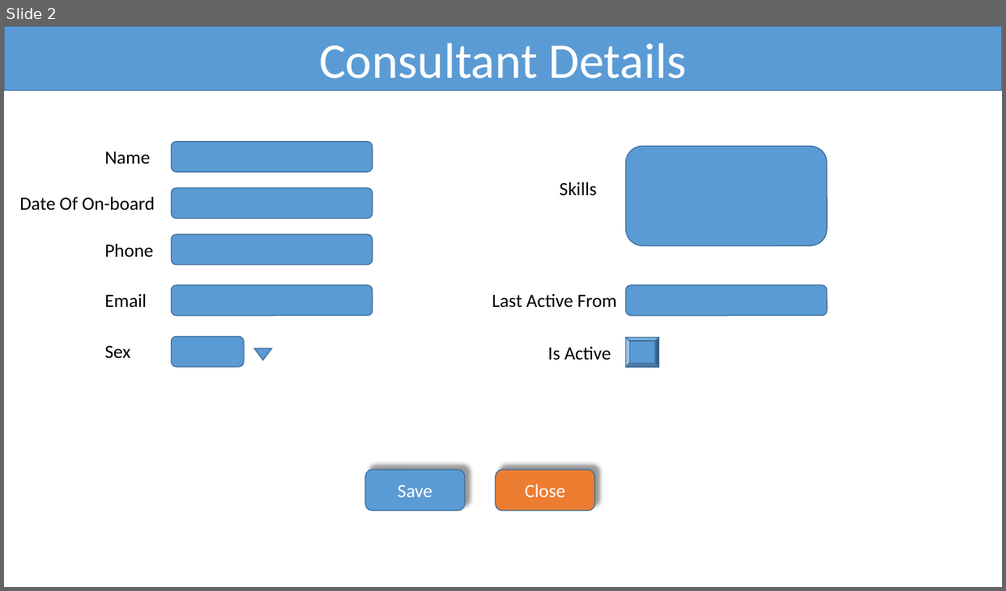
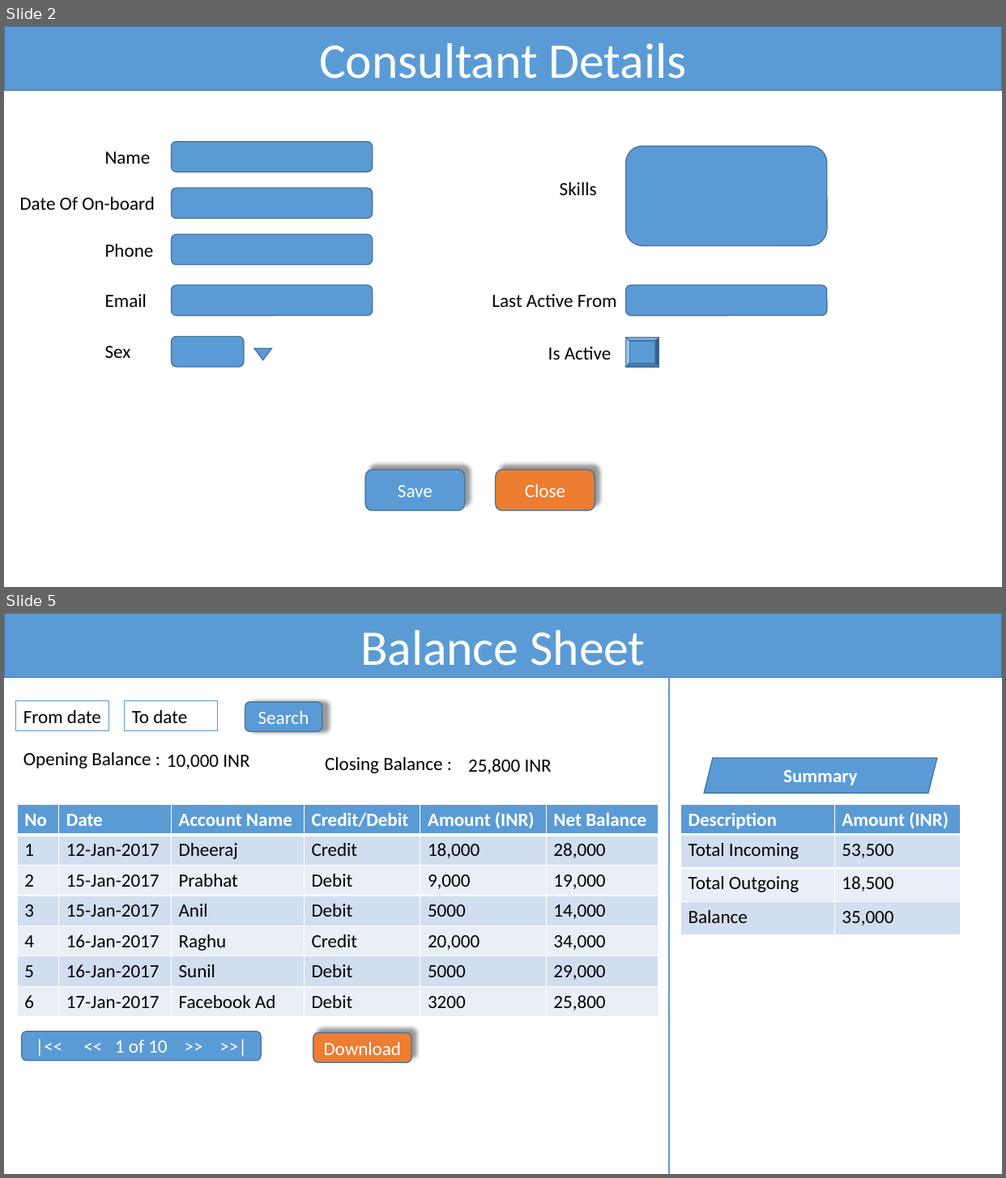
Before and after one commit to PrabhatKJena/Consult-IT-Payments, a slide deck: docs/ConsultIT_Design.pptx. Shown one above the other, each under a label of ours: slide 2 before the commit, slides 2 and 5 after it; the slides between them are not shown. The pictures are 1006x591 and 1006x1178 pixels, drawn with LibreOffice and Linux fonts; fonts in the diff are those of the drawing. Boxes give left, top, right and bottom in pixels: in the first picture for what was removed or moved away, otherwise in the second. Text is boxed around its words. In the diff, an @@ line names an element or a change of style, - is before the commit and + after.

```diff
--- a/docs/ConsultIT_Design.pptx
+++ b/docs/ConsultIT_Design.pptx
@@ slide 5 added at [4, 613, 1002, 1174], background #FFFFFF @@
@@ rectangle added at [4, 613, 1002, 677], fill #5B9BD5, outline #43739E 1 pt, 48 pt, text #FFFFFF @@
+Balance Sheet
@@ line added from (670, 677) to (670, 1174), #5B9BD5 2.25 pt @@
@@ rectangle added at [16, 701, 109, 731], outline #5B9BD5 0.75 pt, 18 pt, text #000000 @@
+From date
@@ rectangle added at [125, 701, 218, 731], fill #FFFFFF, outline #5B9BD5 0.75 pt, 18 pt, text #000000 @@
+To date
@@ rounded rectangle added at [245, 702, 322, 732], fill #5B9BD5, outline #43739E 1 pt, 18 pt, text #FFFFFF @@
+Search
@@ text added at [23, 752, 151, 769], 18 pt, text #000000 @@
+Opening Balance :
@@ text added at [167, 755, 249, 769], 18 pt, text #000000 @@
+10,000 INR
@@ text added at [325, 757, 442, 773], 18 pt, text #000000 @@
+Closing Balance :
@@ parallelogram added at [704, 758, 937, 794], fill #5B9BD5, outline #43739E 1 pt, 18 pt, text #FFFFFF, bold @@
+Summary
@@ text added at [468, 759, 552, 774], 18 pt, text #000000 @@
+25,800 INR
@@ table added at [18, 805, 658, 1017], 7 rows, 6 columns @@
+No | Date | Account Name | Credit/Debit | Amount (INR) | Net Balance
+1 | 12-Jan-2017 | Dheeraj | Credit | 18,000 | 28,000
+2 | 15-Jan-2017 | Prabhat | Debit | 9,000 | 19,000
+3 | 15-Jan-2017 | Anil | Debit | 5000 | 14,000
+4 | 16-Jan-2017 | Raghu | Credit | 20,000 | 34,000
+5 | 16-Jan-2017 | Sunil | Debit | 5000 | 29,000
+6 | 17-Jan-2017 | Facebook Ad | Debit | 3200 | 25,800
@@ table added at [681, 805, 960, 935], 4 rows, 2 columns @@
+Description | Amount (INR)
+Total Incoming | 53,500
+Total Outgoing | 18,500
+Balance | 35,000
@@ rounded rectangle added at [22, 1032, 262, 1061], fill #5B9BD5, outline #43739E 1 pt, 18 pt, text #FFFFFF @@
+|<< << 1 of 10 >> >>|
@@ rounded rectangle added at [313, 1033, 411, 1063], fill #ED7D31, outline #43739E 1 pt, 18 pt, text #FFFFFF @@
+Download
```
Also in this commit, not shown: 1 slide changed, 2 other slides added.
